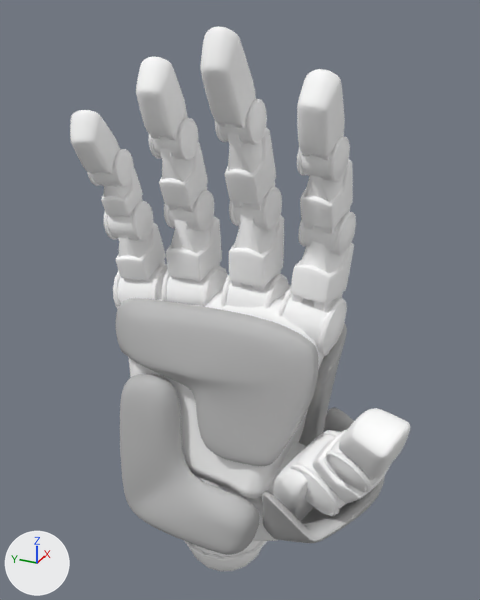
An edit to the glTF model 3D_hand/mao.glb, drawn before and after from the same camera.
The view is the same before and after, from a camera (50 mm lens) standing at (-6.31, -2.71, 5.36) and looking at (-0.49, -0.09, 2.45). Every picture has the same lights, and +X, +Y and +Z are marked at lower left. Where no turn or scale is listed for an object, it has been applied to the vertices.
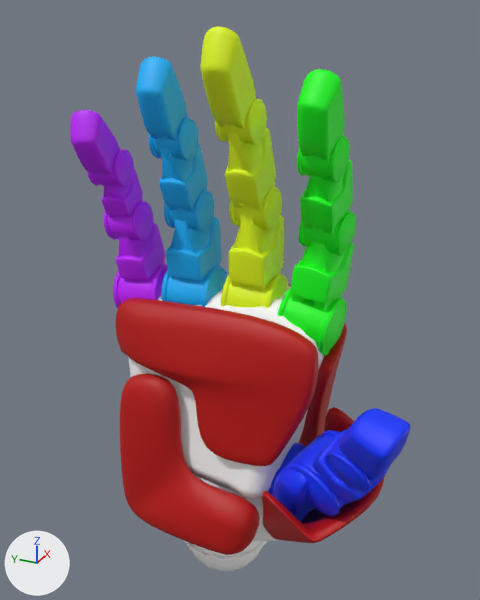
Changed parts and their boxes [x1, y1, x2, y2] in the pictures (480 x 600 px):
'PalmaCima', recoloured (grey to red)
    both: [116, 298, 319, 466]
'PalmaBaixo', recoloured (grey to red)
    both: [120, 374, 260, 555]
'polySurface30', recoloured (grey to green)
    both: [201, 27, 267, 145]
'Dedo2', recoloured (white to green)
    both: [277, 241, 354, 356]
'polySurface17', recoloured (grey to green)
    both: [297, 69, 350, 182]
'Dedo3', recoloured (white to green)
    both: [221, 213, 288, 308]
'polySurface19', recoloured (white to blue)
    both: [326, 408, 411, 493]
'polySurface31', recoloured (grey to blue)
    both: [136, 57, 198, 160]
'Dedo4', recoloured (grey to blue)
    both: [161, 216, 228, 307]
'polySurface12', recoloured (grey to green)
    both: [225, 128, 282, 231]
'pCube20', recoloured (grey to green)
    both: [298, 160, 356, 256]
'pCube43', recoloured (grey to red)
    both: [262, 407, 385, 543]
'pCube23', recoloured (grey to blue)
    both: [159, 142, 214, 232]
'polySurface32', recoloured (grey to purple)
    both: [70, 110, 134, 187]
'Dedo5', recoloured (white to purple)
    both: [113, 223, 168, 309]
'polySurface28', recoloured (white to blue)
    both: [289, 430, 390, 516]
'pCube25', recoloured (grey to purple)
    both: [101, 168, 153, 241]
'CostasMao', recoloured (grey to red)
    both: [288, 284, 347, 446]
'Dedo1', recoloured (white to blue)
    both: [268, 430, 341, 521]

The change in detail:
Material 'covers' (mat_covers) changes colour from grey #bcbcbc to red #bc0400; in linear values from (0.5, 0.5, 0.5) to (0.5, 0.00133, 0.0).
Material 'Thumb' (mat_thumb) changes colour from white #ffffff to blue #0031ff; in linear values from (1.0, 1.0, 1.0) to (0.0, 0.0307, 1.0).
Material 'Index' (mat_index) changes colour from white #ffffff to green #00ff10; in linear values from (1.0, 1.0, 1.0) to (0.0, 1.0, 0.00505).
Material 'Middle' (mat_middle) changes colour from white #ffffff to yellow #e5ff00; in linear values from (1.0, 1.0, 1.0) to (0.781, 1.0, 0.0).
Material 'Ring' (mat_ring) changes colour from white #ffffff to cyan #00b3ff; in linear values from (1.0, 1.0, 1.0) to (0.0, 0.452, 1.0).
Material 'Pinky' (mat_pinky) changes colour from white #ffffff to purple #bf17ff; in linear values from (1.0, 1.0, 1.0) to (0.524, 0.00836, 1.0).
